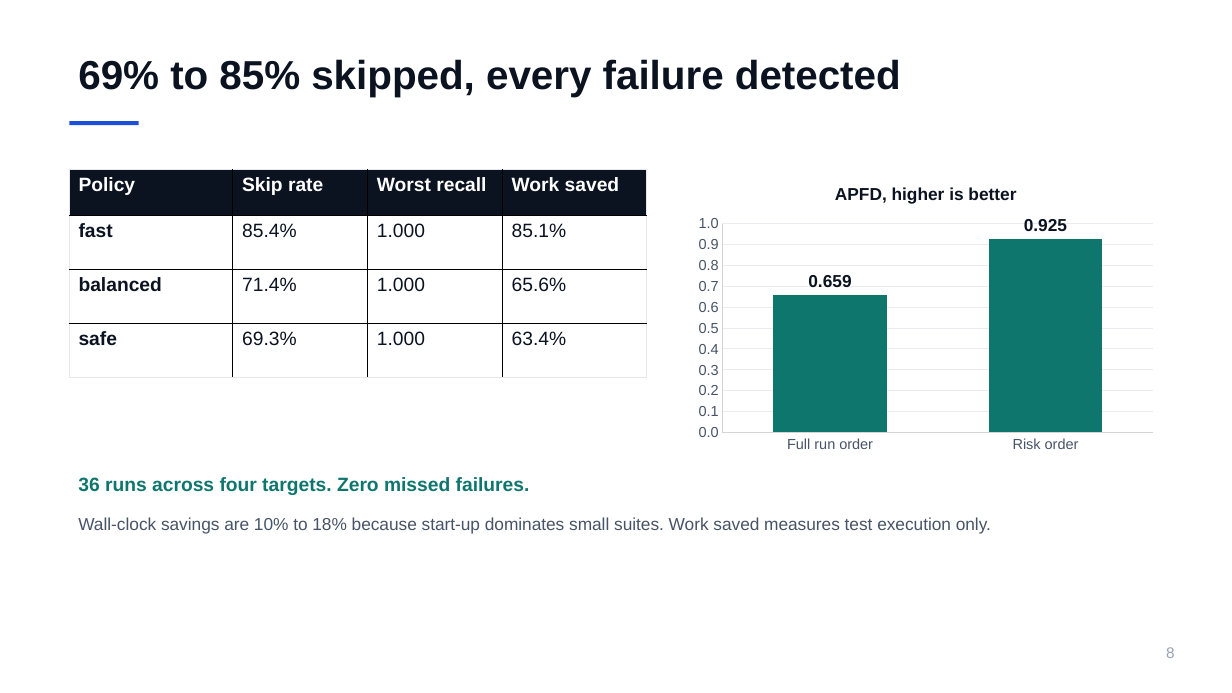
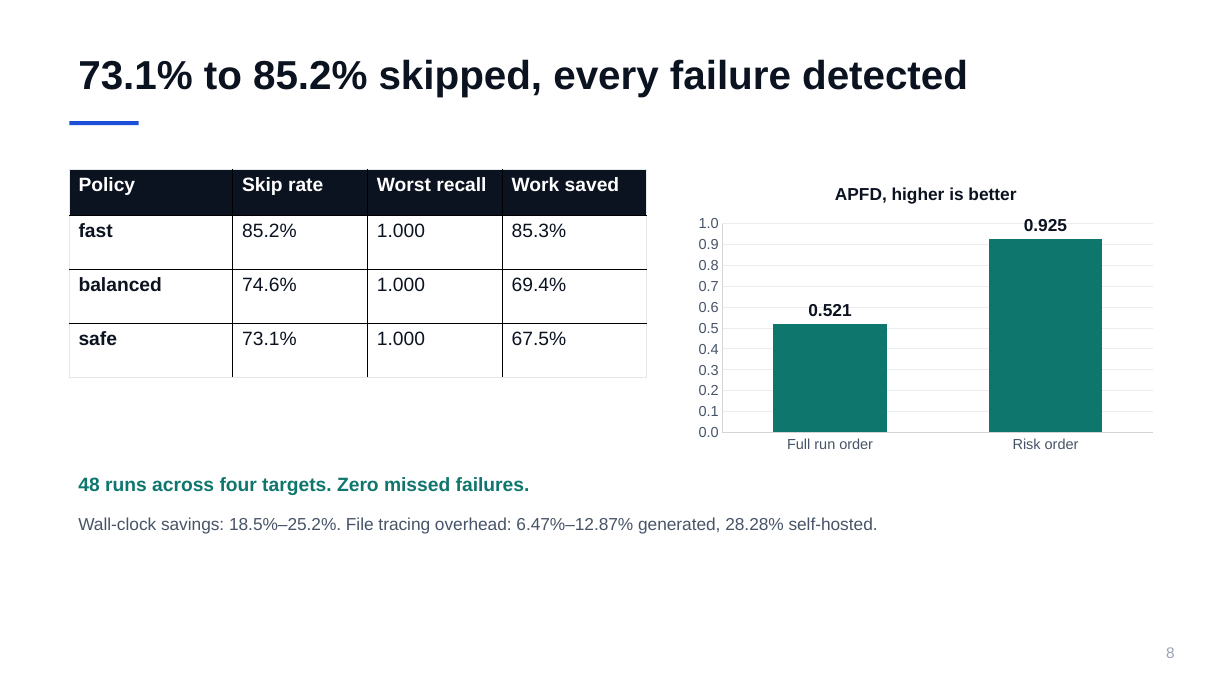
Before and after one commit to bufuzhouyu/cs5351-pytest-risktest, a slide deck: slide 8 of docs/report/presentation.pptx. Drawn at 1232x693 pixels with LibreOffice and Linux fonts; fonts in the diff are those of the drawing. Boxes give left, top, right and bottom in pixels: in the first picture for what was removed or moved away, otherwise in the second. Text is boxed around its words. In the diff, an @@ line names an element or a change of style, - is before the commit and + after.

```diff
--- a/docs/report/presentation.pptx
+++ b/docs/report/presentation.pptx
@@ text at box(78, 59, 968, 97): text changed @@
-69% to 85% skipped, every failure detected
+73.1% to 85.2% skipped, every failure detected
@@ table at box(69, 169, 647, 423) @@
-row 2, column 2: 85.4%
+row 2, column 2: 85.2%
-row 2, column 4: 85.1%
+row 2, column 4: 85.3%
-row 3, column 2: 71.4%
+row 3, column 2: 74.6%
-row 3, column 4: 65.6%
+row 3, column 4: 69.4%
-row 4, column 2: 69.3%
+row 4, column 2: 73.1%
-row 4, column 4: 63.4%
+row 4, column 4: 67.5%
@@ column chart at box(689, 169, 1163, 457) @@
@@ Series 1, Full run order: 0.659 to 0.521 @@
@@ text at box(78, 477, 530, 495): text changed @@
-36 runs across four targets. Zero missed failures.
+48 runs across four targets. Zero missed failures.
@@ text at box(78, 517, 878, 533): text changed @@
-Wall-clock savings are 10% to 18% because start-up dominates small suites. Work saved measures test execution only.
+Wall-clock savings: 18.5%–25.2%. File tracing overhead: 6.47%–12.87% generated, 28.28% self-hosted.
```
Also in this commit, not shown: 4 other slides changed, 2 other files.
